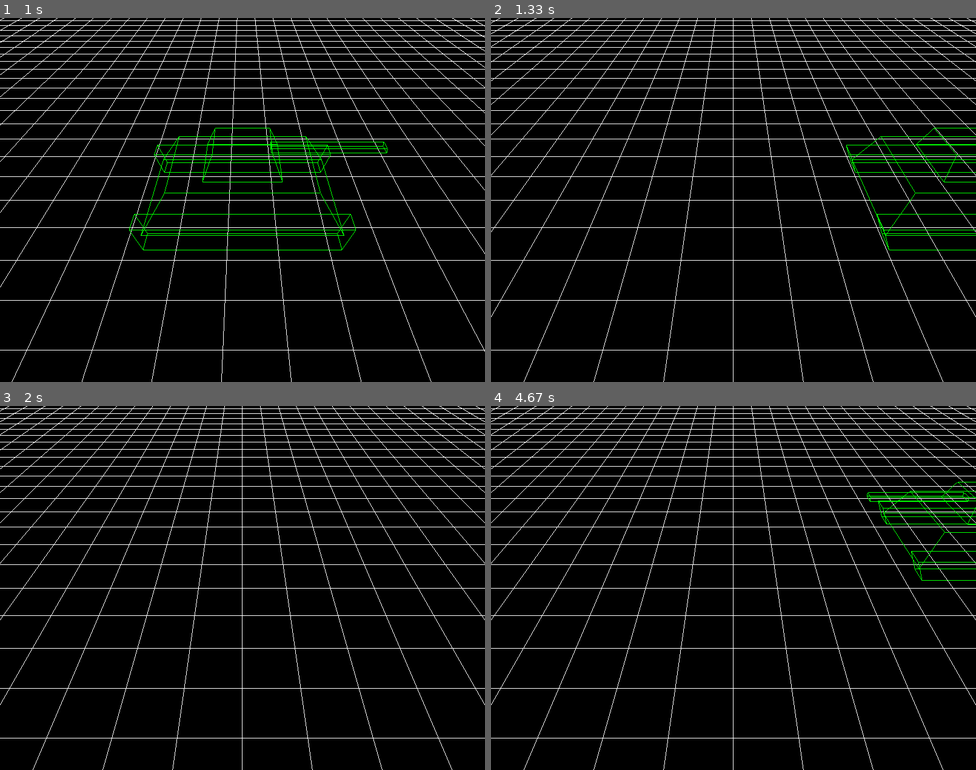
Above: before the commit, frames 1-4 (two rows, left to right).
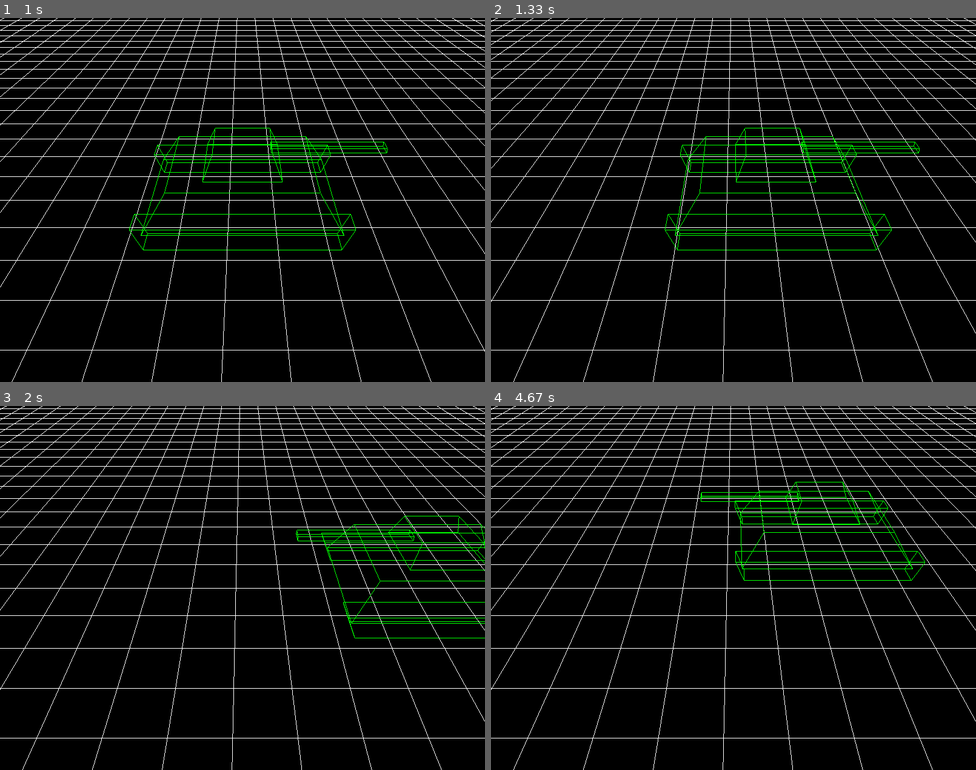
Above: after the commit, the same moments.

Repository: antonioam82/tank_controller
Game: pygame game, started from tank_demo_v.py
Two runs of this game, one before a commit and one after it. Both use one fixed random seed, a clock stepped at 60 frames per second and the inputs below.
Inputs:
- Up to frame 1 (1 s): hold C 0.33-0.8 s; hold Right 0.33-0.8 s; tap Y at 0.83 s
- Up to frame 2 (1.33 s): tap S at 1.17 s
- Up to frame 3 (2 s): hold Right 1.5-1.97 s; tap V at 1.65 s
- Up to frame 4 (4.67 s): hold Up 2-2.3 s; hold Right 2.33-2.8 s; hold Left 2.83-3.37 s; tap V at 2.98, 4.32 s; hold Down 3.4-3.7 s; hold Left 3.73-4.13 s; hold Up 4.17-4.53 s; hold Right from 4.57 s (still down)

Frame 1 is identical in both runs. In frame 2, 4.9% of the frame differs, in the area x 0-100%, y 0-100%; in frame 3, 4.1%; in frame 4, 4.5%.

Commit message:
Definida ultima posicion de camara para parada

Diff:
--- a/tank_demo_v.py
+++ b/tank_demo_v.py
@@ -138,6 +138,10 @@
     # ============== ESTADO ==============
     x = y = z = 0.0                # desplazamiento del mundo
     grid_mov_x = grid_mov_z = 0.0
+    #stop_rate = 0.0
+    last_cam_pos_x = last_cam_pos_z = 0.0
+
+
     model_angle = 180
     y_tower = 0.0
     sc_y = 0.0
@@ -163,24 +167,28 @@
                     grid_mov_x = 0.0
                     model_angle = 180
                     direction = 'front'
+                    #stop_rate = 0.0
 
                 elif e.key == K_DOWN:
                     grid_mov_z = -0.05
                     grid_mov_x = 0.0
                     model_angle = 0
                     direction = 'back'
+                    #stop_rate = 0.0
 
                 elif e.key == K_LEFT:
                     grid_mov_x = 0.05
                     grid_mov_z = 0.0
                     model_angle = -90
                     direction = 'left'
+                    #stop_rate = 0.0
 
                 elif e.key == K_RIGHT:
                     grid_mov_x = -0.05
                     grid_mov_z = 0.0
                     model_angle = 90
                     direction = 'right'
+                    #stop_rate = 0.0
 
                 elif e.key == K_b:
                     y_tower = 0.0
@@ -189,8 +197,8 @@
                     y_tower = 180
 
                 elif e.key == K_c:
-                    grid_mov_x = 0.0
-                    grid_mov_z = 0.0
+                    grid_mov_x = grid_mov_z = 0.0
+                    #stop_rate = 0.01
 
                 elif e.key == K_s:
                     stop_camera = not stop_camera
@@ -258,8 +266,22 @@
             scale -= 0.02
 
         # ===== ACTUALIZACIÓN =====
+        '''if grid_mov_x >= 0.0:
+            grid_mov_x -= stop_rate
+        else:
+            grid_mov_x = 0.0
+        if grid_mov_z >= 0.0:
+            grid_mov_z -= stop_rate
+        else:
+            grid_mov_z = 0.0'''
+
+        #print(f'GRID X: {grid_mov_x} GRID Z: {grid_mov_z}')
         x += grid_mov_x
         z += grid_mov_z
+
+        if not stop_camera:
+            last_cam_pos_x = x
+            last_cam_pos_z = z
 
         # ===== LIMITAR MOVIMIEMTO DENTRO DEL GRID =====
         if x - 2 < (-grid_size - 0.1) or x + 2 > (grid_size + 0.1):
@@ -289,7 +311,7 @@
             glTranslatef(x, y, z)
         else:
             #glTranslatef(0.0, 0.0, 0.0)
-            glTranslatef(0.0, y, 0.0)
+            glTranslatef(last_cam_pos_x, y, last_cam_pos_z)
 
         glCallList(grid)
 
